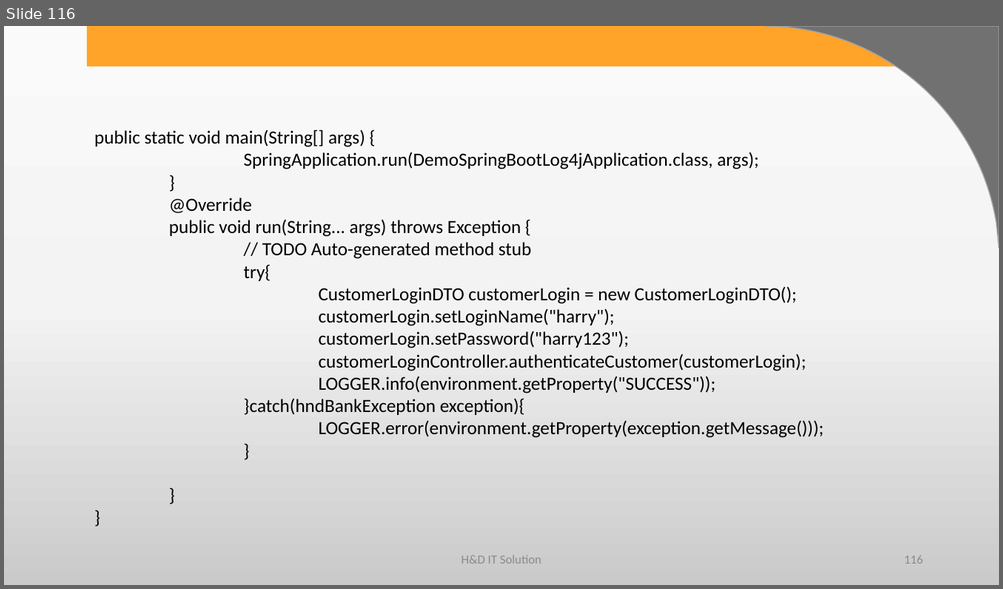
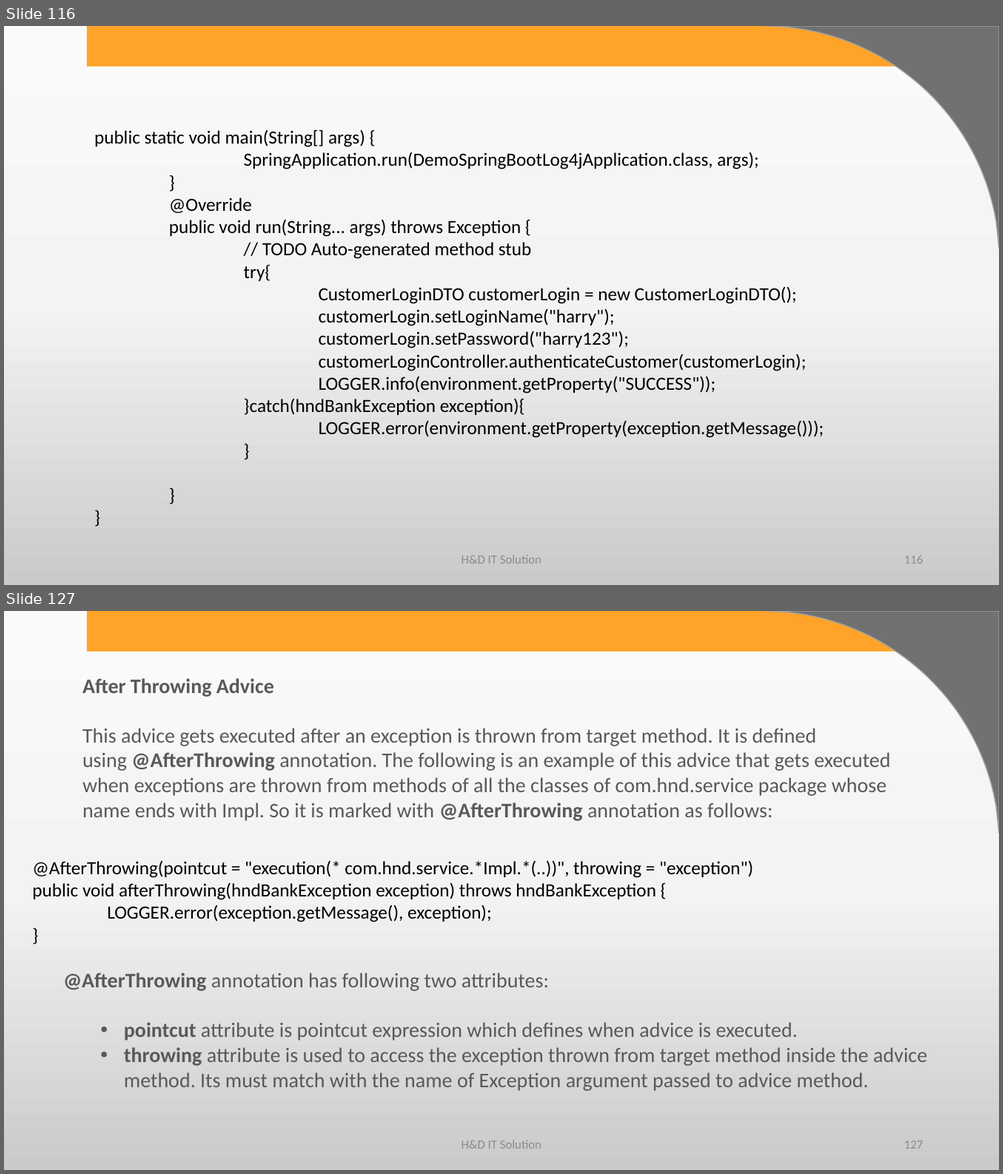
Before and after one commit to harshadasawant/spring_boot1, a slide deck: infinite/src/main/ppt/spring with service layer.pptx. Shown one above the other, each under a label of ours: slide 116 before the commit, slides 116 and 127 after it; the slides between them are not shown. The pictures are 1003x589 and 1003x1174 pixels, drawn with LibreOffice and Linux fonts; fonts in the diff are those of the drawing; background and template pictures are left out. Boxes give left, top, right and bottom in pixels: in the first picture for what was removed or moved away, otherwise in the second. Text is boxed around its words. In the diff, an @@ line names an element or a change of style, - is before the commit and + after.

```diff
--- a/infinite/src/main/ppt/spring with service layer.pptx
+++ b/infinite/src/main/ppt/spring with service layer.pptx
@@ slide 127 added at (4,611,999,1170), background gradient #FBFBFB to #F4F4F4 to #CBCBCB; not listed: 2 template elements that a slide beside it also shows @@
@@ text added at (82,678,890,821), 20 pt, text #595959 @@
+After Throwing Advice
+This advice gets executed after an exception is thrown from target method. It is defined using @AfterThrowing annotation. The following is an example of this advice that gets executed when exceptions are thrown from methods of all the classes of com.hnd.service package whose name ends with Impl. So it is marked with @AfterThrowing annotation as follows:
@@ text added at (32,860,753,923), 18 pt, text #000000 @@
+@AfterThrowing(pointcut = "execution(* com.hnd.service.*Impl.*(..))", throwing = "exception")
+public void afterThrowing(hndBankException exception) throws hndBankException {
+LOGGER.error(exception.getMessage(), exception);
+}
@@ text added at (63,973,927,1091), 20 pt, text #595959 @@
+@AfterThrowing annotation has following two attributes:
+  • pointcut attribute is pointcut expression which defines when advice is executed.
+  • throwing attribute is used to access the exception thrown from target method inside the advice method. Its must match with the name of Exception argument passed to advice method.
@@ text added at (461,1141,541,1149), 12 pt, text #8C8C8C @@
+H&D IT Solution
@@ page number added at (904,1141,922,1149), 12 pt, text #8C8C8C @@
+127
```
Also in this commit, not shown: 17 other slides added, 5 other files.
